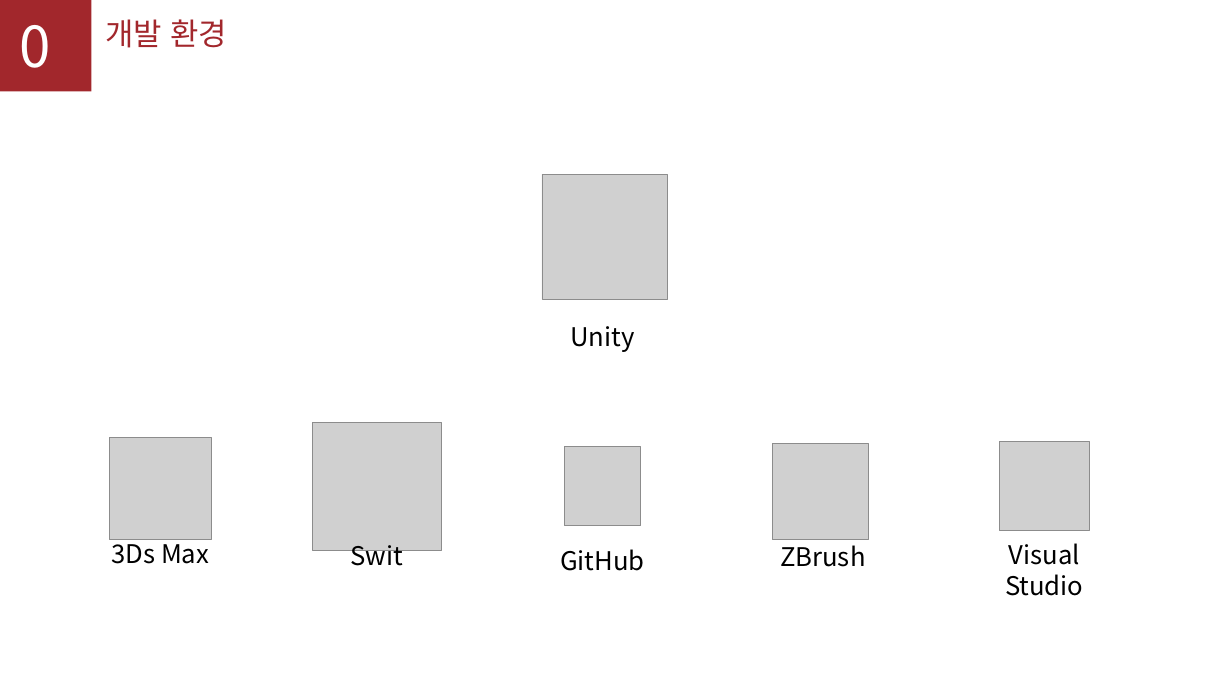
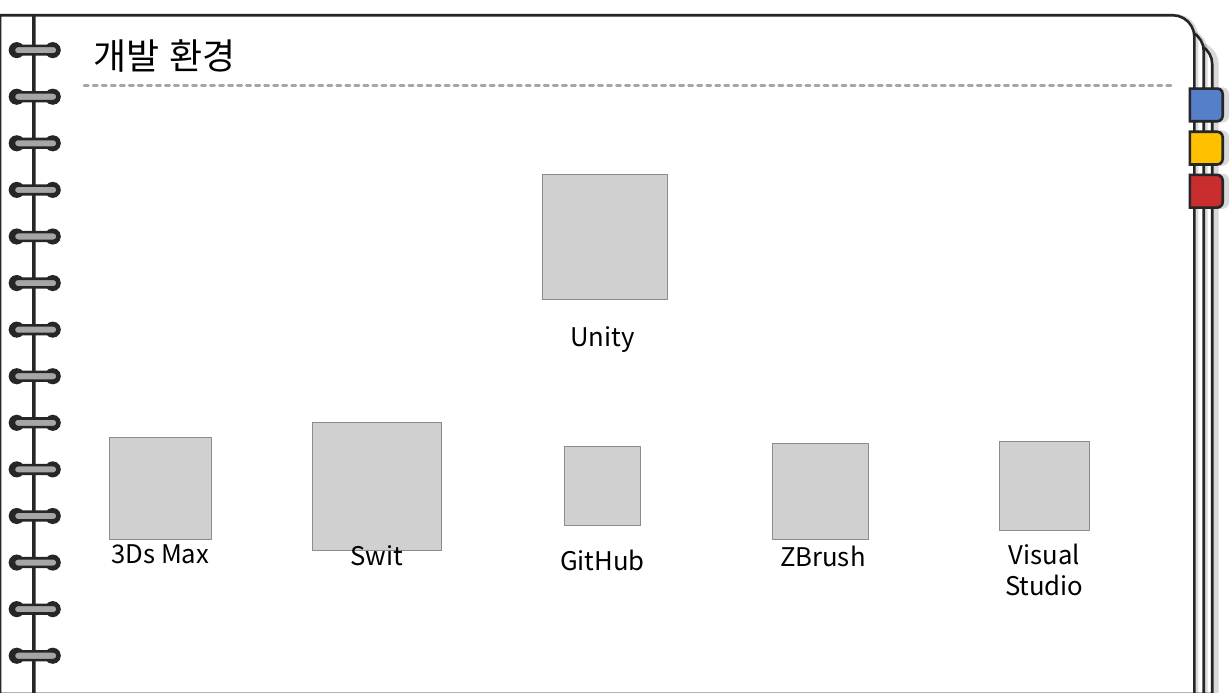
Before and after one commit to TUK-final-graduation-project/GraduationProject, a slide deck: slide 10 of Documents/제안서-수정본.pptx. Drawn at 1232x693 pixels with LibreOffice and Linux fonts; fonts in the diff are those of the drawing; grey boxes stand for pictures. Boxes give left, top, right and bottom in pixels: in the first picture for what was removed or moved away, otherwise in the second. Text is boxed around its words. In the diff, an @@ line names an element or a change of style, - is before the commit and + after.

```diff
--- a/Documents/제안서-수정본.pptx
+++ b/Documents/제안서-수정본.pptx
@@ rectangle removed at bbox=[0, 0, 91, 91] @@
@@ text removed at bbox=[10, 6, 86, 84] @@
-04
@@ text "개발 환경": place and size @@
-text "개발 환경" at bbox=[105, 19, 228, 48]
+text "개발 환경" at bbox=[93, 39, 235, 72]
@@ text "개발 환경" at bbox=[93, 39, 235, 72]: size 24 to 28 pt, text colour #A2272C to #000000 @@
@@ group added at bbox=[0, 16, 1213, 693]: 28 ellipses, 14 rounded rectangles, 3 round rects, 1 rectangle, 1 line @@
@@ round same rect added at bbox=[1190, 89, 1223, 122], fill #567FCA, outline #262626 2 pt @@
@@ round same rect added at bbox=[1190, 133, 1223, 165], fill #FFC000, outline #262626 2 pt @@
@@ round same rect added at bbox=[1190, 175, 1223, 207], fill #C92D2D, outline #262626 2 pt @@
```
Also in this commit, not shown: 8 other slides changed, 2 slides added, 3 slides removed, 2 other files.
